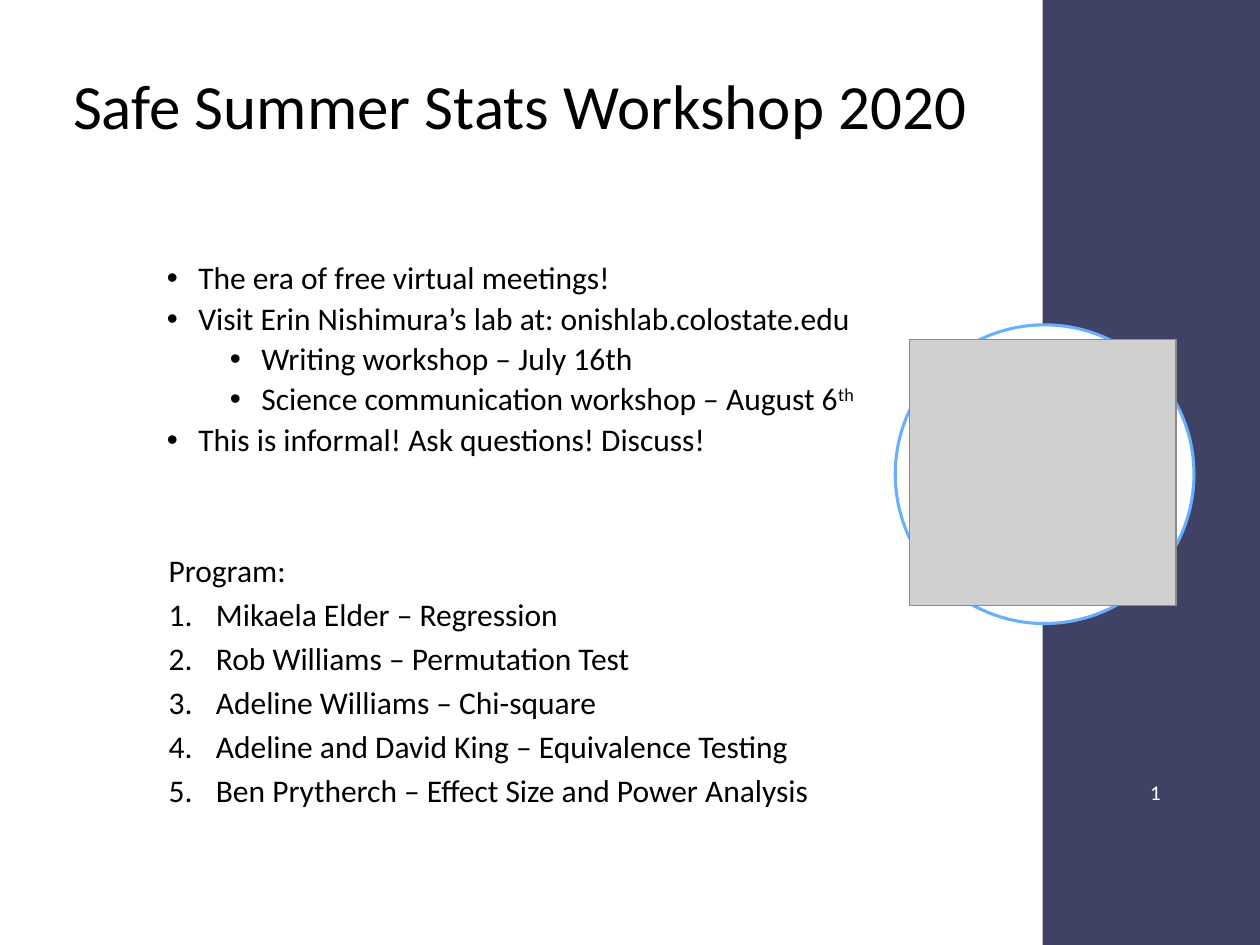
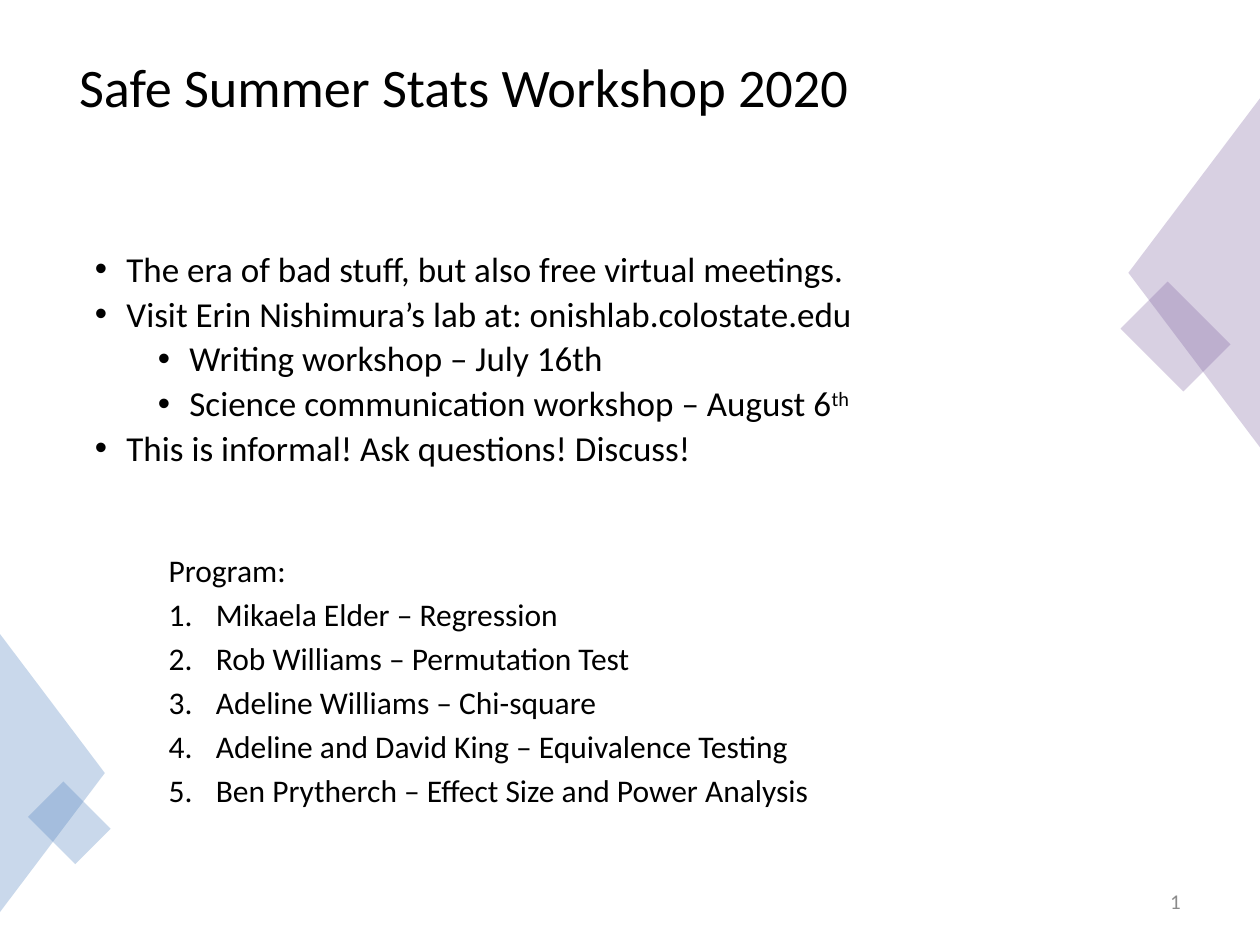
Before and after one commit to meekrob/stats_workshop_2020, a slide deck: slide 1 of adeline/Adeline_TOST_edit.pptx. Drawn at 1260x945 pixels with LibreOffice and Linux fonts; fonts in the diff are those of the drawing; grey boxes stand for pictures. Boxes give left, top, right and bottom in pixels: in the first picture for what was removed or moved away, otherwise in the second. Text is boxed around its words. In the diff, an @@ line names an element or a change of style, - is before the commit and + after.

Commit message:
Changes to PPTX

```diff
--- a/adeline/Adeline_TOST_edit.pptx
+++ b/adeline/Adeline_TOST_edit.pptx
@@ rectangle removed at [1043,0,1260,945] @@
@@ title "Safe Summer Stats Workshop 2020": place and size @@
-title "Safe Summer Stats Workshop 2020" at [73,85,966,139]
+title "Safe Summer Stats Workshop 2020" at [79,69,848,116]
@@ title "Safe Summer Stats Workshop 2020" at [79,69,848,116]: size 36 to 31 pt @@
@@ triangle added at [1128,98,1259,447], fill #8064A2 at 30% opacity @@
@@ text "The era of bad stuff, ...": place and size @@
-text "The era of bad stuff, ..." at [198,267,850,456]
+text "The era of bad stuff, ..." at [126,257,852,467]
@@ text "The era of bad stuff, ..." at [126,257,852,467]: vertical alignment middle to top @@
@@ text at [126,257,843,288]: text changed; size 18 to 20 pt @@
-• The era of free virtual meetings!
+• The era of bad stuff, but also free virtual meetings.
@@ rectangle added at [1121,282,1231,392], fill #8064A2 at 30% opacity @@
@@ text at [126,302,852,467]: size 18 to 20 pt in "Visit Erin Nishimura’s lab at: onishlab.colostate.edu", "Writing workshop – July 16th", "Science communication workshop – August 6th", "This is informal! Ask questions! Discuss!" @@
@@ ellipse removed at [896,325,1194,624] @@
@@ picture removed at [910,339,1177,606] @@
@@ triangle added at [0,634,105,912], fill #4F81BD at 30% opacity @@
@@ rectangle added at [27,781,110,864], fill #4F81BD at 30% opacity @@
@@ page number: place and size @@
-page number at [1150,786,1161,800]
+page number at [1170,895,1181,909]
@@ page number at [1170,895,1181,909]: text colour #FFFFFF to #8C8C8C; line spacing 0.9 to 1 @@
```
